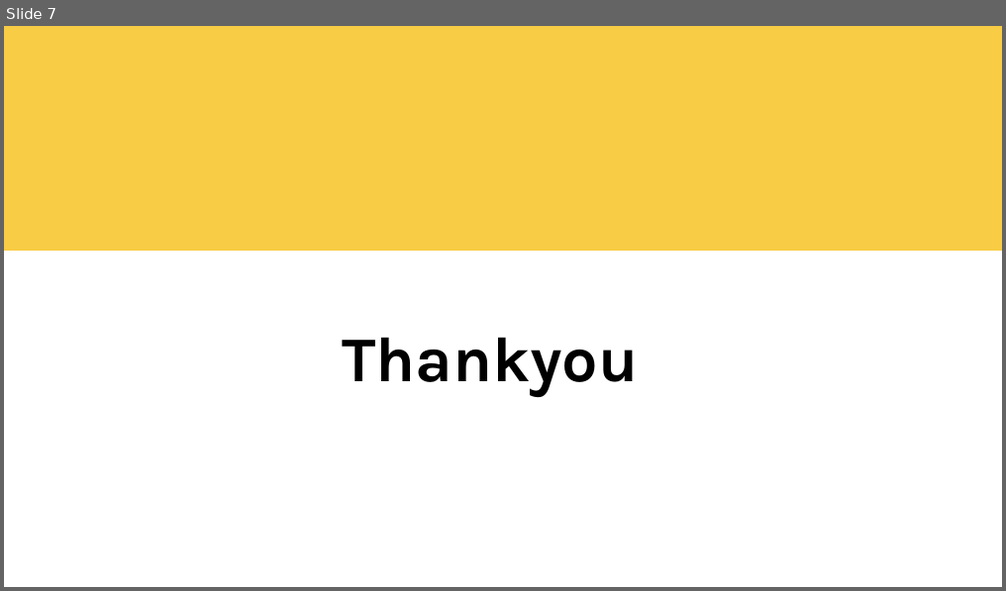
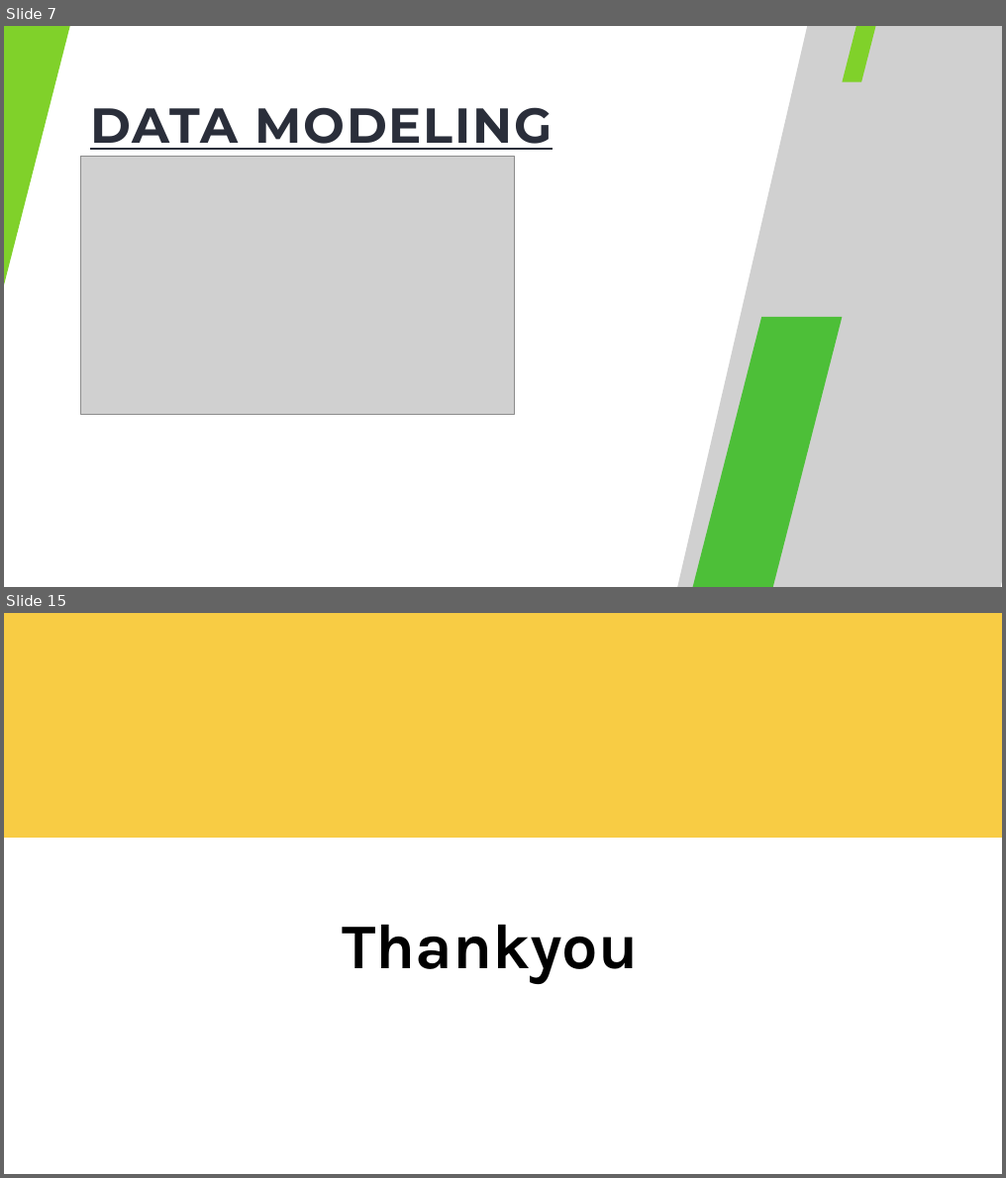
Before and after one commit to Nian2024/blinkit_analysis, a slide deck: blinkit.pptx. Shown one above the other, each under a label of ours: slide 7 before the commit, slides 7 and 15 after it; the slides between them are not shown. The pictures are 1006x591 and 1006x1178 pixels, drawn with LibreOffice and Linux fonts; fonts in the diff are those of the drawing; grey boxes stand for pictures. Boxes give left, top, right and bottom in pixels: in the first picture for what was removed or moved away, otherwise in the second. Text is boxed around its words. In the diff, an @@ line names an element or a change of style, - is before the commit and + after.

```diff
--- a/blinkit.pptx
+++ b/blinkit.pptx
@@ slide 7 added at [4, 26, 1002, 587], background #FFFFFF @@
@@ freeform shape added at [4, 26, 79, 285], fill #80D12A @@
@@ picture added at [670, 26, 1002, 587] @@
@@ picture added at [721, 26, 1002, 587] @@
@@ freeform shape added at [842, 26, 881, 81], fill #80D12A @@
@@ text added at [90, 107, 552, 150], 70.8 pt, text #2A2E3A, bold, underline @@
+DATA MODELING
@@ picture added at [80, 157, 514, 414] @@
@@ freeform shape added at [681, 317, 842, 587], fill #4DBF38 @@
@@ what was slide 7 is now slide 15 @@
```
Also in this commit, not shown: 5 slides changed, 7 other slides added.
